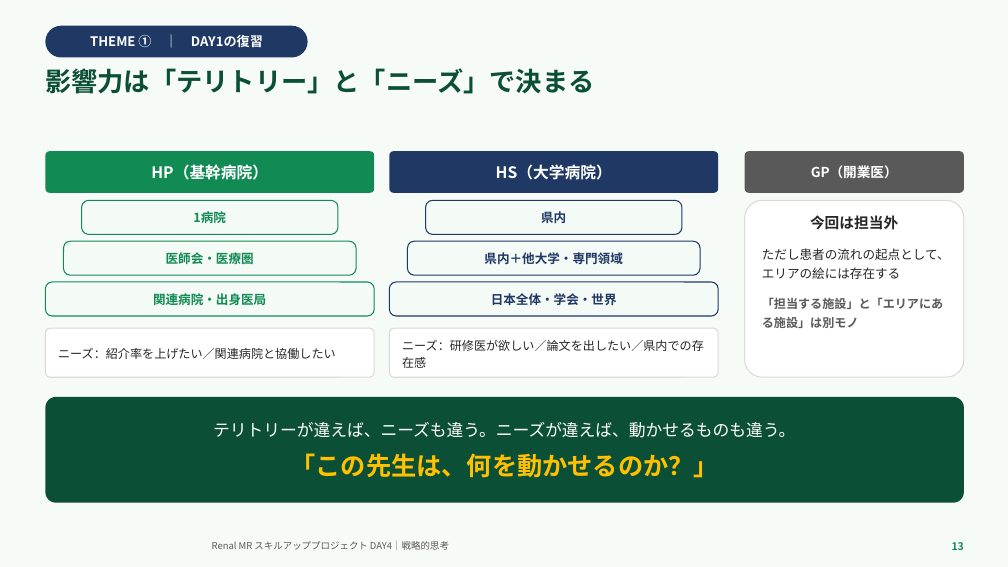
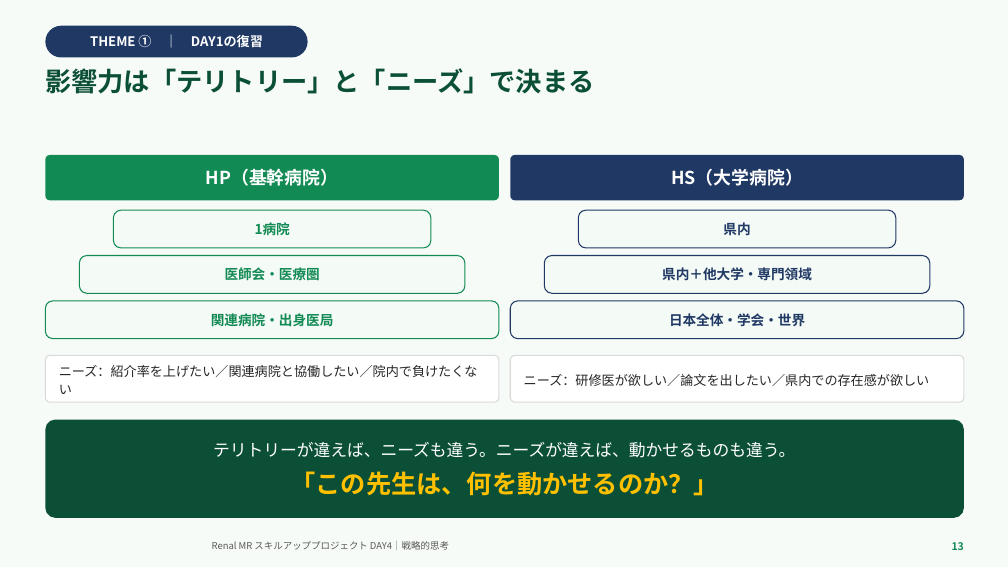
Before and after one commit to TAKUYA-1187/Claude, a slide deck: slide 13 of novartis_training/DAY4_ちょっと分かるだけで世界が変わる.pptx. Drawn at 1008x567 pixels with LibreOffice and Linux fonts; fonts in the diff are those of the drawing; background and template pictures are left out. Boxes give left, top, right and bottom in pixels: in the first picture for what was removed or moved away, otherwise in the second. Text is boxed around its words. In the diff, an @@ line names an element or a change of style, - is before the commit and + after.

```diff
--- a/novartis_training/DAY4_ちょっと分かるだけで世界が変わる.pptx
+++ b/novartis_training/DAY4_ちょっと分かるだけで世界が変わる.pptx
@@ rounded rectangle "HP（基幹病院）": place and size @@
-rounded rectangle "HP（基幹病院）" at <box>45,151,374,193</box>
+rounded rectangle "HP（基幹病院）" at <box>45,155,499,200</box>
@@ rounded rectangle "HP（基幹病院）" at <box>45,155,499,200</box>: size 15 to 17 pt @@
@@ rounded rectangle "HS（大学病院）" at <box>510,155,964,200</box>: size 15 to 17 pt @@
@@ rounded rectangle "HS（大学病院）": place and size @@
-rounded rectangle "HS（大学病院）" at <box>389,151,718,193</box>
+rounded rectangle "HS（大学病院）" at <box>510,155,964,200</box>
@@ rounded rectangle removed at <box>745,151,964,193</box> @@
-GP（開業医）
@@ rounded rectangle removed at <box>745,200,964,377</box> @@
-今回は担当外
-ただし患者の流れの起点として、エリアの絵には存在する
-「担当する施設」と「エリアにある施設」は別モノ
@@ rounded rectangle "1病院": place and size @@
-rounded rectangle "1病院" at <box>82,200,338,234</box>
+rounded rectangle "1病院" at <box>113,210,431,248</box>
@@ rounded rectangle "県内": place and size @@
-rounded rectangle "県内" at <box>426,200,682,234</box>
+rounded rectangle "県内" at <box>578,210,896,248</box>
@@ rounded rectangle "医師会・医療圏": place and size @@
-rounded rectangle "医師会・医療圏" at <box>64,241,356,275</box>
+rounded rectangle "医師会・医療圏" at <box>79,256,465,293</box>
@@ rounded rectangle "県内＋他大学・専門領域": place and size @@
-rounded rectangle "県内＋他大学・専門領域" at <box>408,241,700,275</box>
+rounded rectangle "県内＋他大学・専門領域" at <box>544,256,930,293</box>
@@ rounded rectangle "関連病院・出身医局": place and size @@
-rounded rectangle "関連病院・出身医局" at <box>45,282,374,316</box>
+rounded rectangle "関連病院・出身医局" at <box>45,301,499,339</box>
@@ size 12 to 13 pt in 6 elements at <box>113,210,431,248</box>, <box>79,256,465,293</box>, <box>45,301,499,339</box>, <box>578,210,896,248</box>, <box>544,256,930,293</box>, <box>510,301,964,339</box> @@
@@ rounded rectangle "日本全体・学会・世界": place and size @@
-rounded rectangle "日本全体・学会・世界" at <box>389,282,718,316</box>
+rounded rectangle "日本全体・学会・世界" at <box>510,301,964,339</box>
@@ rounded rectangle "ニーズ：紹介率を上げたい／関連病院と協働したい／院内で負けたくない": place and size @@
-rounded rectangle "ニーズ：紹介率を上げたい／関連病院と協働したい／院内で負けたくない" at <box>45,328,374,377</box>
+rounded rectangle "ニーズ：紹介率を上げたい／関連病院と協働したい／院内で負けたくない" at <box>45,355,499,402</box>
@@ rounded rectangle "ニーズ：研修医が欲しい／論文を出したい／県内での存在感が欲しい": place and size @@
-rounded rectangle "ニーズ：研修医が欲しい／論文を出したい／県内での存在感が欲しい" at <box>389,328,718,377</box>
+rounded rectangle "ニーズ：研修医が欲しい／論文を出したい／県内での存在感が欲しい" at <box>510,355,964,402</box>
@@ text in rounded rectangle at <box>59,365,478,394</box>: text changed; size 11.5 to 12.5 pt @@
-ニーズ：紹介率を上げたい／関連病院と協働したい
+ニーズ：紹介率を上げたい／関連病院と協働したい／院内で負けたくない
@@ text in rounded rectangle at <box>524,374,930,386</box>: text changed; size 11.5 to 12.5 pt @@
-ニーズ：研修医が欲しい／論文を出したい／県内での存在感
+ニーズ：研修医が欲しい／論文を出したい／県内での存在感が欲しい
@@ rounded rectangle "テリトリーが違えば、ニーズも違う。ニーズが違えば、動かせるものも違う。": place and size @@
-rounded rectangle "テリトリーが違えば、ニーズも違う。ニーズが違えば、動かせるものも違う。" at <box>45,397,964,503</box>
+rounded rectangle "テリトリーが違えば、ニーズも違う。ニーズが違えば、動かせるものも違う。" at <box>45,420,964,518</box>
@@ text in rounded rectangle at <box>213,442,795,458</box>: less space between paragraphs @@
```
Also in this commit, not shown: 19 other slides changed, 1 slide added, 2 other files.
